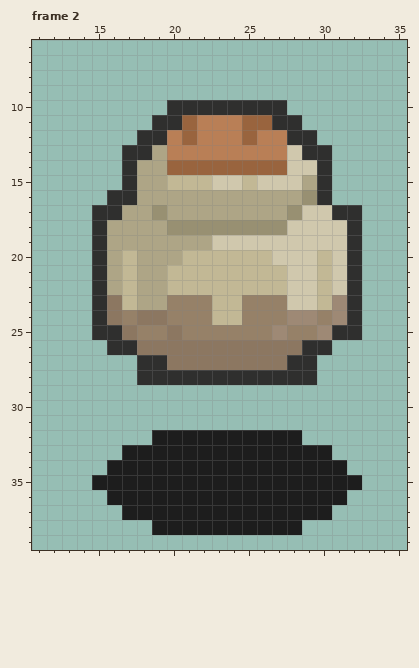
Pixel-art file, stored at Pixel Art/Object/Bottle-smashed.aseprite. This is how it looked before the edit.
48x48 pixels, 3 frames. Colours within 5 levels of each other are drawn and written as one. Shown: frame 2: x 11..35, y 6..39. The commit also changed other frames, which this record leaves out.
Once edited:
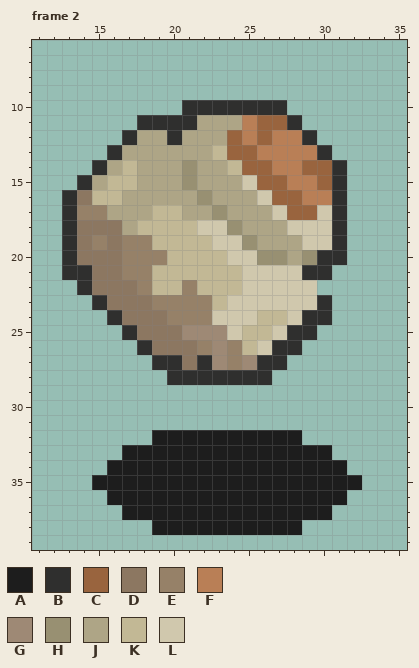
Palette (. is transparent): A #1d1d1d  B #2f2f2e  C #99643e  D #8c7761  E #968168  F #b97f56  G #9e8975  H #989072  J #aea586  K #c2b895  L #d0c8ad
The edit:
Changed rows in their new state; - is an unchanged pixel.
Frame 2:
first column x 13:
10 -------.------------
11 -----B--BJJJF-C-----
12 ----BJJBJJJCFC-F----
13 ---BJJ-JJJKCC--FF---
14 --BJK--JHJJK--FFCCB-
15 -BJKK--JHJJJLCCFFCB-
16 BDKKJ----H---LCCFFB-
17 BEEJ--KK--H---LCC--.
18 BDDD-KKKKLL-JJJ---B.
19 BDEDEEKKKK--HJJJ--B.
20 BDDDEEEK---LLHHJHBB.
21 BBDDEEK-----LLL-BB..
22 -BDDDEK-E---LLL--...
23 ----DDE----LLLL--B..
24 --.BD-----LLLKKLBB..
25 --..BDD-GGGLKKLBB...
26 ---..B---EGEKLBB..--
27 -----.-B-BGEGBB..---
28 -----..-------...---
Boxes around the changes in both pictures, in picture pixels (x1, y1, x2, y2):
changed: (62, 100, 362, 385)
